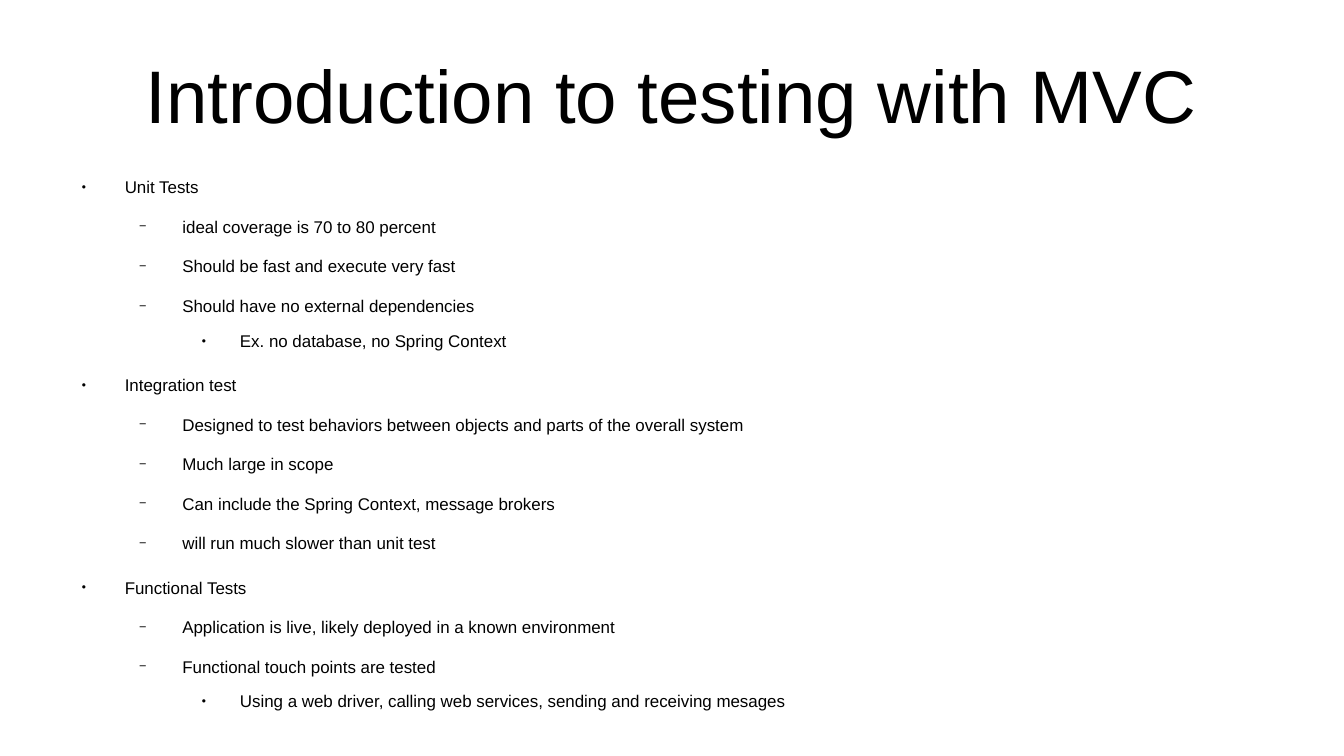
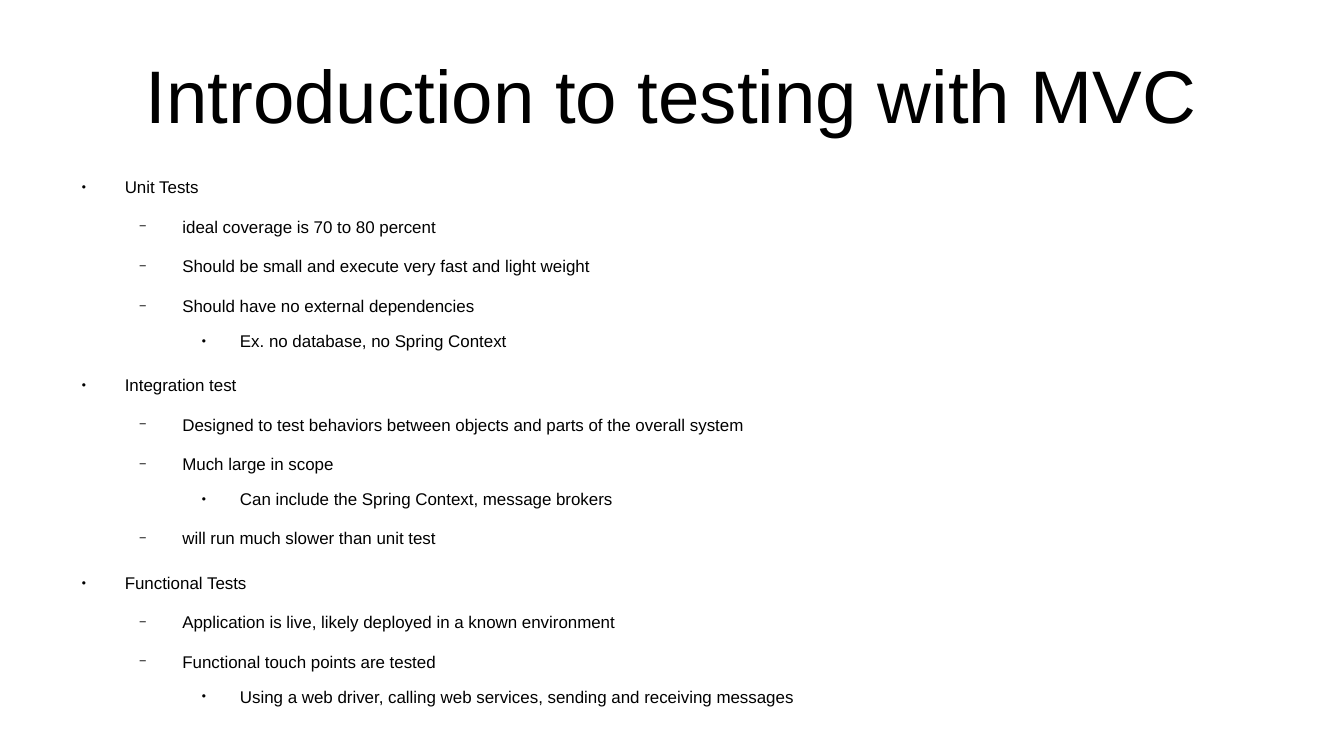
Before and after one commit to CharlesStockman/notesFromCourses, a slide deck: slide 33 of java/spring/Spring 6 - Zero to Hero.odp. Drawn at 1344x756 pixels with LibreOffice and Linux fonts; fonts in the diff are those of the drawing. Boxes give left, top, right and bottom in pixels: in the first picture for what was removed or moved away, otherwise in the second. Text is boxed around its words. In the diff, an @@ line names an element or a change of style, - is before the commit and + after.

```diff
--- a/java/spring/Spring 6 - Zero to Hero.odp
+++ b/java/spring/Spring 6 - Zero to Hero.odp
@@ text at [182, 259, 590, 276]: text changed @@
-  − Should be fast and execute very fast
+  − Should be small and execute very fast and light weight
@@ text at [240, 492, 612, 509]: bullet − to ●; list level 2 to 3 in "Can include the Spring Context, ..." @@
@@ text at [240, 690, 794, 707]: text changed @@
-    ● Using a web driver, calling web services, sending and receiving mesages
+    ● Using a web driver, calling web services, sending and receiving messages
```
Also in this commit, not shown: 8 other slides changed, 17 slides added, 31 other files.
